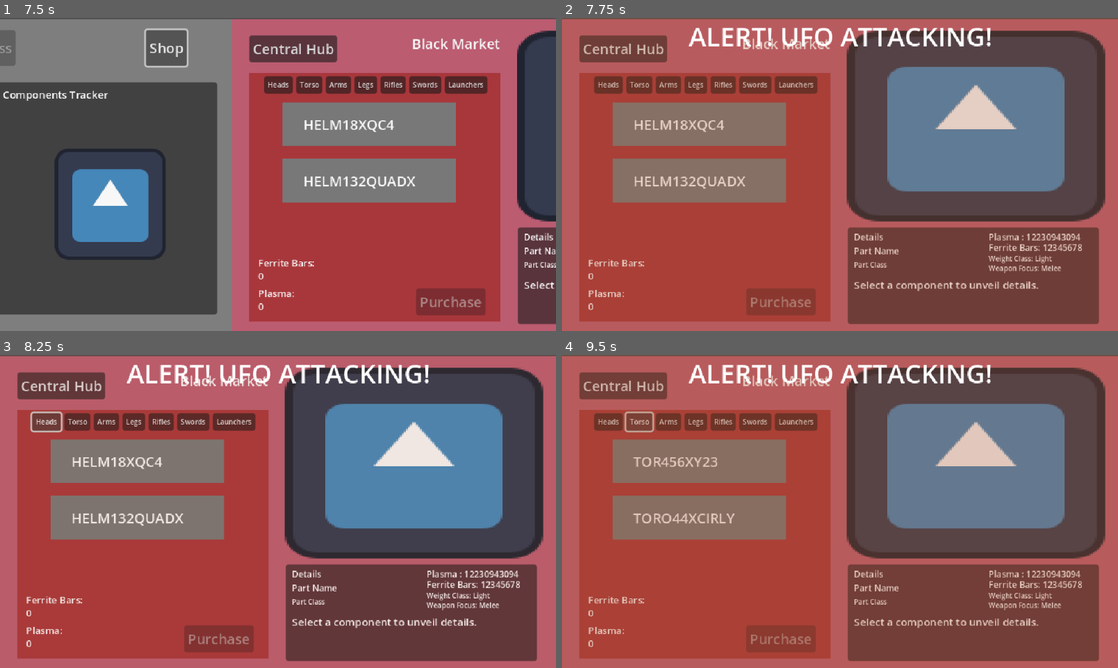
Above: before the commit, frames 1-4 (two rows, left to right).
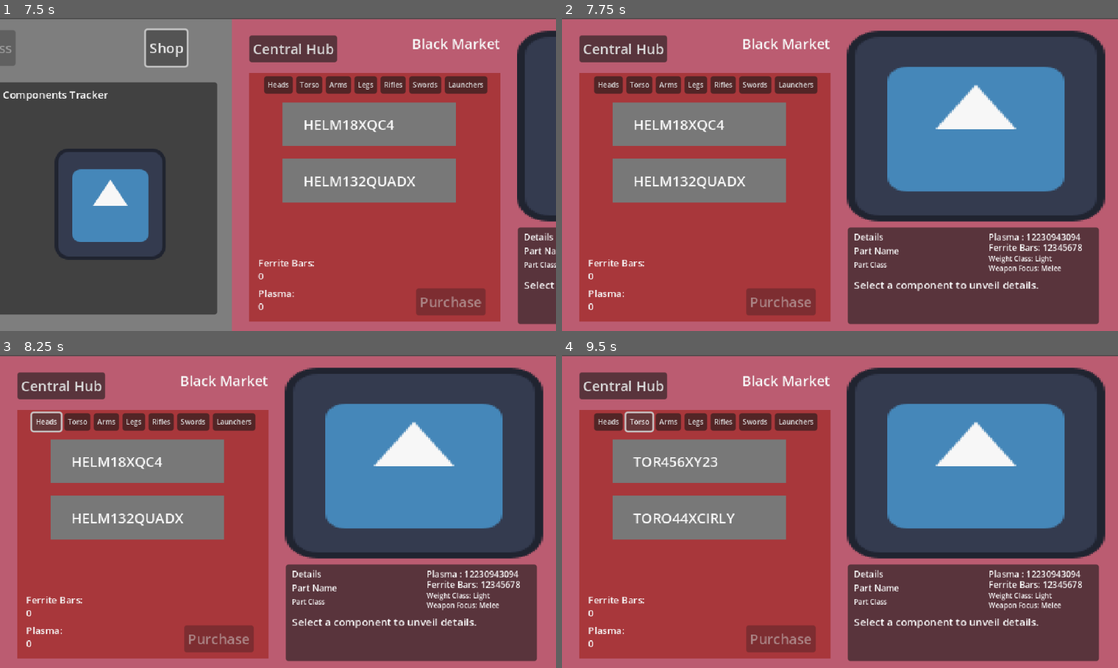
Above: after the commit, the same moments.

Repository: DennysGuy/MechvorIdle
Game: Godot game, scene res://src/scenes/MainMenu.tscn
Same seed, same stepped clock (60 frames per second), same inputs: the game is played once before the commit and once after it. The engine's default icon, where the game draws it, is replaced by a stand-in: a white triangle on a blue panel in a dark square.
Inputs (mouse positions are in pixels of both pictures, inside the frame that each line leads up to):
- Up to frame 1 (7.5 s): click "Play" at 0.5 s; click "Play" at 1.25 s; move the mouse to (400, 158) at 2.02 s; hold D (move_right) 2.03-2.75 s; click (400, 158) at 2.17 s; click "Central Hub" at 2.75 s; click "Mining Area" at 3.5 s; click "upgrades" at 4.25 s; click "Hide" at 5 s; move the mouse to (166, 190) at 5.77 s; hold A (move_left) 5.78-6.53 s; tap Enter at 6.5 s; move the mouse to (333, 105) at 6.52 s; hold D (move_right) 6.53-7.25 s; click "Shop" at 7.25 s
- Up to frame 2 (7.75 s): no input
- Up to frame 3 (8.25 s): click "Heads" at 8 s
- Up to frame 4 (9.5 s): click "Torso" at 8.75 s

Frame 1 is identical in both runs. In frame 2, 31% of the frame differs, in the area x 0-100%, y 0-94%; in frame 3, 1.4%; in frame 4, 46%, in the area x 0-100%, y 0-98%.
Error in both runs: Cannot call method 'change_scene_to_file' on a null value. (res://src/scripts/Panels/main_menu.gd:19)

Commit message:
ufo spawn reacts when a certain amount of drones exist.

Diff:
--- a/mechvoridle/src/scenes/AsteroidArea.tscn
+++ b/mechvoridle/src/scenes/AsteroidArea.tscn
@@ -84,7 +84,7 @@
 [node name="AsteroidSpawnPoints" type="Node" parent="."]
 
 [node name="AstroidSpawnPoint" type="Marker2D" parent="AsteroidSpawnPoints"]
-position = Vector2(68, 119)
+position = Vector2(14, 118)
 
 [node name="AstroidSpawnPoint2" type="Marker2D" parent="AsteroidSpawnPoints"]
 position = Vector2(149, 246)
@@ -99,13 +99,13 @@
 position = Vector2(448, -7)
 
 [node name="AstroidSpawnPoint6" type="Marker2D" parent="AsteroidSpawnPoints"]
-position = Vector2(543, 115)
+position = Vector2(602, 117)
 
 [node name="AstroidSpawnPoint7" type="Marker2D" parent="AsteroidSpawnPoints"]
-position = Vector2(489, 218)
+position = Vector2(491, 247)
 
 [node name="AstroidSpawnPoint8" type="Marker2D" parent="AsteroidSpawnPoints"]
-position = Vector2(299, 290)
+position = Vector2(304, 300)
 
 [node name="AsteroidArea2D" type="Area2D" parent="."]
 position = Vector2(306, 124)
@@ -118,10 +118,10 @@
 [node name="UFOList" type="Node" parent="."]
 
 [node name="UFOOutPosition" type="Marker2D" parent="."]
-position = Vector2(417, 291)
+position = Vector2(419, 287)
 
 [node name="UFOInPosition" type="Marker2D" parent="."]
-position = Vector2(185, -15)
+position = Vector2(185, -21)
 
 [connection signal="timeout" from="AsteroidSpawnTimer" to="." method="_on_asteroid_spawn_timer_timeout"]
 [connection signal="timeout" from="UFOSpawnTimer" to="." method="_on_ufo_spawn_timer_timeout"]
--- a/mechvoridle/src/scenes/MiningScene/UFO.tscn
+++ b/mechvoridle/src/scenes/MiningScene/UFO.tscn
@@ -5,23 +5,6 @@
 [ext_resource type="PackedScene" uid="uid://n3yo7bmy3a6t" path="res://src/scenes/MiningScene/ResourceContainer.tscn" id="3_w3bvv"]
 
 [sub_resource type="RectangleShape2D" id="RectangleShape2D_ujr7o"]
-
-[sub_resource type="Animation" id="Animation_w3bvv"]
-resource_name = "hover"
-length = 2.0
-loop_mode = 1
-tracks/0/type = "value"
-tracks/0/imported = false
-tracks/0/enabled = true
-tracks/0/path = NodePath("Sprite2D:position")
-tracks/0/interp = 2
-tracks/0/loop_wrap = true
-tracks/0/keys = {
-"times": PackedFloat32Array(0, 0.6, 1.3),
-"transitions": PackedFloat32Array(1, 1, 1),
-"update": 0,
-"values": [Vector2(0, 2), Vector2(0, 2.98795), Vector2(0, 0.0203524)]
-}
 
 [sub_resource type="Animation" id="Animation_ujr7o"]
 length = 0.001
@@ -48,6 +31,23 @@
 "transitions": PackedFloat32Array(1),
 "update": 0,
 "values": [Color(1, 1, 1, 0)]
+}
+
+[sub_resource type="Animation" id="Animation_w3bvv"]
+resource_name = "hover"
+length = 2.0
+loop_mode = 1
+tracks/0/type = "value"
+tracks/0/imported = false
+tracks/0/enabled = true
+tracks/0/path = NodePath("Sprite2D:position")
+tracks/0/interp = 2
+tracks/0/loop_wrap = true
+tracks/0/keys = {
+"times": PackedFloat32Array(0, 0.6, 1.3),
+"transitions": PackedFloat32Array(1, 1, 1),
+"update": 0,
+"values": [Vector2(0, 2), Vector2(0, 2.98795), Vector2(0, 0.0203524)]
 }
 
 [sub_resource type="Animation" id="Animation_v8qkd"]
--- a/mechvoridle/src/scripts/GameManager.gd
+++ b/mechvoridle/src/scripts/GameManager.gd
@@ -42,6 +42,10 @@
 
 var platinum_gain_chance : float = 0.6
 
+var total_drones_count : int = 0
+
+const DRONES_TO_ACTIVATE_UFO : int = 3
+
 var drones_count : int = 0
 var drones_cost : int = 100
 var drone_level : int = 0
--- a/mechvoridle/src/scripts/Panels/MiningScene/ufo.gd
+++ b/mechvoridle/src/scripts/Panels/MiningScene/ufo.gd
@@ -69,14 +69,12 @@
 
 		states.REMOVE:
 			print("sheeee")
-			ufo_spawn_timer.wait_time = randi_range(10,20)
-			ufo_spawn_timer.start()
+			SignalBus.check_to_start_ufo_spawn.emit()
 			SignalBus.silence_ship_alarm.emit()
 			queue_free()
 func destroy_ufo() -> void:
 	deliver_resources.emit()
-	ufo_spawn_timer.wait_time = randi_range(5,15)
-	ufo_spawn_timer.start()
+	SignalBus.check_to_start_ufo_spawn.emit()
 	SignalBus.silence_ship_alarm.emit()
 	queue_free()
 	#called in dead sate
--- a/mechvoridle/src/scripts/Panels/asteroid_area.gd
+++ b/mechvoridle/src/scripts/Panels/asteroid_area.gd
@@ -14,19 +14,26 @@
 @onready var ufo_spawn_timer : Timer = $UFOSpawnTimer
 @onready var ufo_list : Node = $UFOList
 
+var start_ufo_spawn : bool = false
 
 var _offset : int = 50
 func _ready() -> void:
 	SignalBus.add_drone.connect(add_drone_to_scene)
 	SignalBus.add_platinum_drone.connect(add_platinum_drone_to_scene)
+	SignalBus.check_to_start_ufo_spawn.connect(toggle_ufo_spawn)
 	animation_player.play("hover")
 	asteroid_spawn_timer.wait_time = asteroid_spawn_timer_length
 	asteroid_spawn_timer.start()
-	ufo_spawn_timer.wait_time = randi_range(5,10)
-	ufo_spawn_timer.start()
+
 
 func _process(delta : float) -> void:
 	mining_asteroid.rotation += 0.0005
+	print(ufo_spawn_timer.time_left)
+
+	if start_ufo_spawn:
+		ufo_spawn_timer.wait_time = randi_range(10,25)
+		ufo_spawn_timer.start()
+		start_ufo_spawn = false
 
 
 func _on_texture_rect_gui_input(event : InputEvent) -> void:
@@ -129,3 +136,12 @@
 
 func _on_ufo_spawn_timer_timeout():
 		spawn_ufo()
+
+func toggle_ufo_spawn() -> void:
+	if GameManager.total_drones_count >= GameManager.DRONES_TO_ACTIVATE_UFO:
+		start_ufo_spawn = true
+	else:
+		start_ufo_spawn = false
+		ufo_spawn_timer.stop()
+		if ufo_spawn_timer.is_stopped():
+			print("WE STOPPED!")
--- a/mechvoridle/src/scripts/Panels/upgrade_panel.gd
+++ b/mechvoridle/src/scripts/Panels/upgrade_panel.gd
@@ -242,8 +242,10 @@
 func purchased_drone() -> void:
 	GameManager.platinum_count -= GameManager.drones_cost
 	GameManager.drones_count += 1
+	GameManager.total_drones_count += 1
 	update_drone_count()
 	GameManager.drones_cost = GameManager.drone_base_cost * pow(2, GameManager.drones_count)
+	SignalBus.check_to_start_ufo_spawn.emit()
 
 	print("Drone Count after purchase: " + str(GameManager.drone_count))
 
@@ -266,10 +268,12 @@
 func _on_purchase_platinum_drone_button_down() -> void:
 	GameManager.platinum_count -= GameManager.platinum_drone_cost
 	GameManager.platinum_drone_count += 1
+	GameManager.total_drones_count += 1
 	GameManager.platinum_drone_cost = GameManager.platinum_drone_cost * pow(2, GameManager.platinum_drone_count)
 	platinum_drones_count.text = str(GameManager.platinum_drone_count)
 	platinum_drones_cost.text = str(GameManager.platinum_drone_cost)
 	SignalBus.add_platinum_drone.emit()
+	SignalBus.check_to_start_ufo_spawn.emit()
 
 func _on_upgrade_plat_drone_damage_button_down() -> void:
 	GameManager.platinum_count -= GameManager.platinum_drone_damage_cost
--- a/mechvoridle/src/scripts/SignalBus.gd
+++ b/mechvoridle/src/scripts/SignalBus.gd
@@ -23,6 +23,7 @@
 signal update_drone_count
 signal update_platinum_drone_cost
 signal update_platinum_drone_count
+signal check_to_start_ufo_spawn
 
 signal sound_ship_alarm
 signal silence_ship_alarm
--- a/mechvoridle/src/scripts/mining_drone.gd
+++ b/mechvoridle/src/scripts/mining_drone.gd
@@ -64,9 +64,12 @@
 
 func kill_mining_drone():
 	GameManager.drones_count -= 1
+	GameManager.total_drones_count -= 1
 	GameManager.drones_cost = GameManager.drone_base_cost * pow(2, GameManager.drones_count)
 	SignalBus.update_drone_count.emit()
 	SignalBus.update_drone_cost.emit()
+	SignalBus.check_to_start_ufo_spawn.emit()
+	print(GameManager.total_drones_count)
 	#play animation
 	print("drone count after death"+str(GameManager.drone_count))
 	queue_free()
--- a/mechvoridle/src/scripts/platinum_mining_drone.gd
+++ b/mechvoridle/src/scripts/platinum_mining_drone.gd
@@ -52,8 +52,11 @@
 
 func kill_mining_drone():
 	GameManager.platinum_drone_count -= 1
+	GameManager.total_drones_count -= 1
 	GameManager.platinum_drone_cost = GameManager.platinum_drone_base_cost * pow(2, GameManager.platinum_drone_count)
 	SignalBus.update_platinum_drone_count.emit()
 	SignalBus.update_platinum_drone_cost.emit()
+	SignalBus.check_to_start_ufo_spawn.emit()
+	print(GameManager.total_drones_count)
 	#play animation
 	queue_free()
